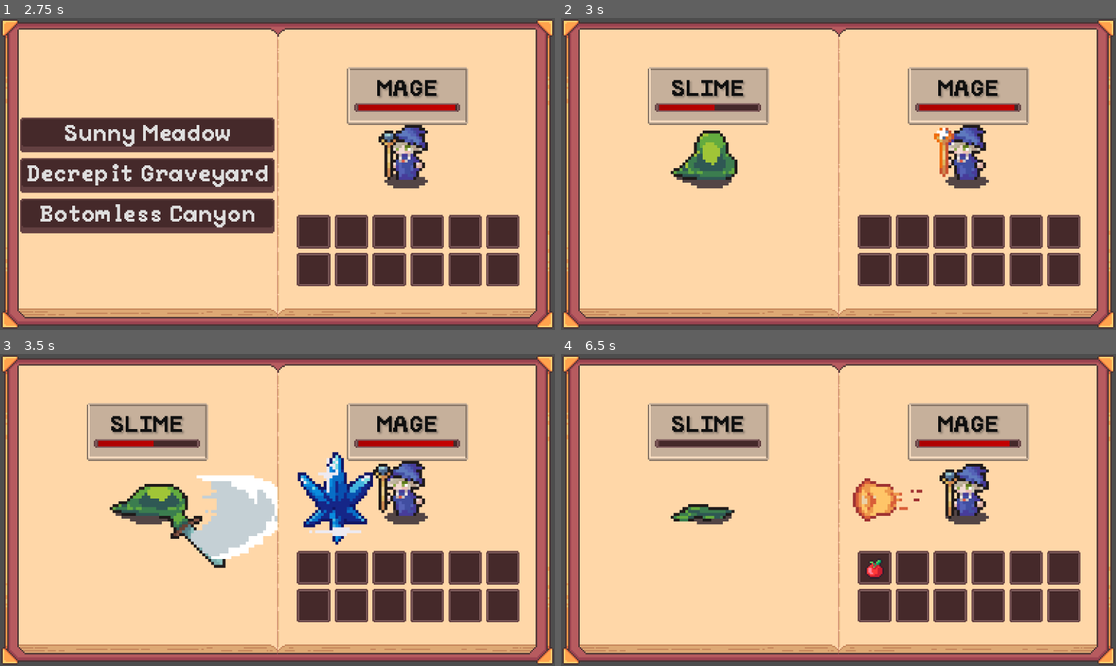
Above: before the commit, frames 1-4 (two rows, left to right).
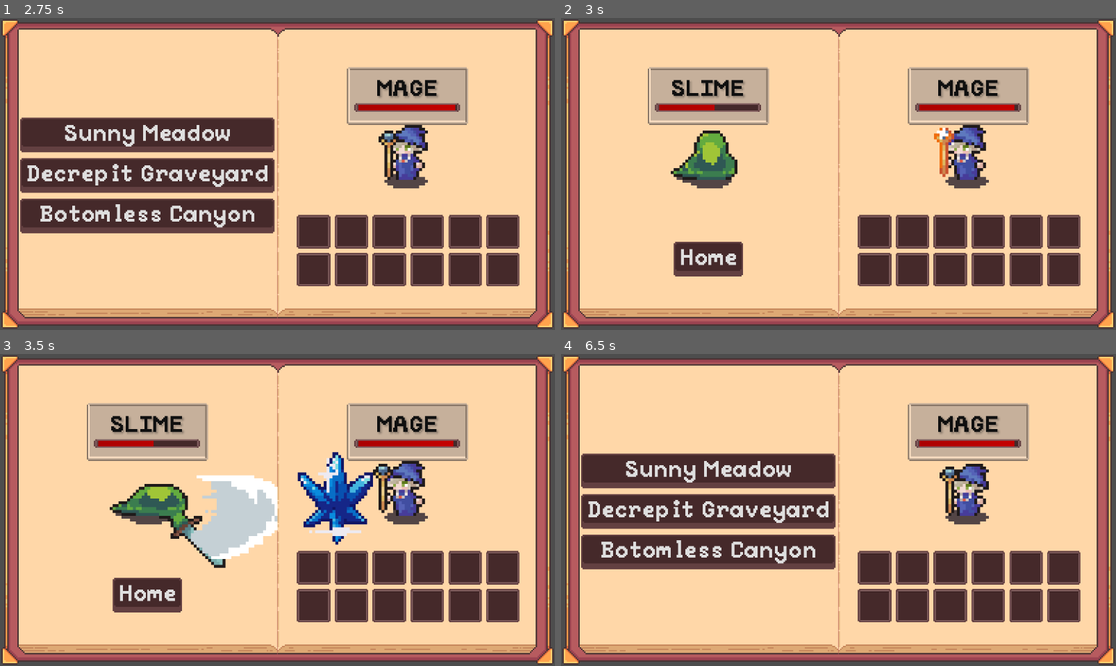
Above: after the commit, the same moments.

Repository: Blortlett/GodotIdle
Game: Godot game, scene res://Scenes/GuiNode.tscn
Two runs of this game, one before a commit and one after it. Both use one fixed random seed, a clock stepped at 60 frames per second and the inputs below.
Inputs (mouse positions are in pixels of both pictures, inside the frame that each line leads up to):
- Up to frame 1 (2.75 s): click "Craft" at 0.5 s; click "Store" at 1.25 s; click "Explore" at 2 s
- Up to frame 2 (3 s): click "Sunny Meadow" at 2.75 s
- Up to frame 3 (3.5 s): no input
- Up to frame 4 (6.5 s): click (710, 594) at 3.5 s, where only the run after the commit has a clickable "Home"; click (710, 469) at 4.25 s, where only the run after the commit has a clickable "Craft"; click (710, 510) at 5 s, where only the run after the commit has a clickable "Store"; click (710, 550) at 5.75 s, where only the run after the commit has a clickable "Explore"

Frame 1 is identical in both runs. In frame 2, 1.4% of the frame differs, in the area x 20-33%, y 71-83%; in frame 3, 1.4%; in frame 4, 20%, in the area x 3-82%, y 15-72%.

Commit message:
Added CombatOptions menu & return to home button

Diff:
--- a/Inventory/UI/InventoryUI/nInventoryUI.tscn
+++ b/Inventory/UI/InventoryUI/nInventoryUI.tscn
@@ -53,6 +53,7 @@
 axis_stretch_vertical = 1
 
 [node name="DestinationMenuUI" parent="BookLeftPageSprite" instance=ExtResource("9_sfvvv")]
+visible = false
 layout_mode = 1
 offset_left = 0.256119
 offset_top = 1.48781
@@ -60,9 +61,10 @@
 offset_bottom = 1.48781
 
 [node name="HomeMenuUI" parent="BookLeftPageSprite" instance=ExtResource("9_2bf1r")]
-layout_mode = 1
-
-[node name="CombatMenuUI" type="Control" parent="BookLeftPageSprite"]
+visible = false
+layout_mode = 1
+
+[node name="CombatMenuUI" type="Control" parent="BookLeftPageSprite" node_paths=PackedStringArray("ButtonParent")]
 layout_mode = 1
 anchors_preset = 8
 anchor_left = 0.5
@@ -72,6 +74,7 @@
 grow_horizontal = 2
 grow_vertical = 2
 script = ExtResource("10_2bf1r")
+ButtonParent = NodePath("CombatMenuButtons")
 
 [node name="CharacterDisplay" parent="BookLeftPageSprite/CombatMenuUI" instance=ExtResource("8_20xsb")]
 layout_mode = 1
@@ -79,6 +82,20 @@
 offset_top = -42.5
 offset_right = 0.0
 offset_bottom = -42.5
+
+[node name="CombatMenuButtons" type="GridContainer" parent="BookLeftPageSprite/CombatMenuUI"]
+layout_mode = 1
+anchors_preset = 8
+anchor_left = 0.5
+anchor_top = 0.5
+anchor_right = 0.5
+anchor_bottom = 0.5
+offset_left = -20.0
+offset_top = 46.5
+offset_right = 20.0
+offset_bottom = 86.5
+grow_horizontal = 2
+grow_vertical = 2
 
 [node name="BookRightPageSprite" type="NinePatchRect" parent="."]
 texture_filter = 1
--- a/Scripts/GameManager/scrGameManager.gd
+++ b/Scripts/GameManager/scrGameManager.gd
@@ -18,7 +18,7 @@
 func ChangeState(new_state: GameState) -> void:
 	if CurrentGameState != null:
 		CurrentGameState.ExitState()
-		CurrentGameState.queue_free()
+		#CurrentGameState.queue_free()
 
 	CurrentGameState = new_state
 	add_child(CurrentGameState)
--- a/Scripts/scrCharacterRegister.gd
+++ b/Scripts/scrCharacterRegister.gd
@@ -40,5 +40,5 @@
 	mCombatManager.BeginCombat();
 
 func ClearEnemySlot() -> void:
-	mActiveEnemyCharacter.queue_free();
+	#mActiveEnemyCharacter.queue_free();
 	mCombatManager.EndCombat();
--- a/Scripts/scrUIController.gd
+++ b/Scripts/scrUIController.gd
@@ -3,7 +3,7 @@
 
 @onready var HomeUI: Control = get_node("../InventoryUI/BookLeftPageSprite/HomeMenuUI")
 @onready var DestinationUI: Control = get_node("../InventoryUI/BookLeftPageSprite/DestinationMenuUI")
-@onready var EnemyCharacterUI: Control = get_node("../InventoryUI/BookLeftPageSprite/CombatMenuUI/CharacterDisplay")
+@onready var EnemyCharacterUI: Control = get_node("../InventoryUI/BookLeftPageSprite/CombatMenuUI")
 
 
 func _ready():
--- a/UI/CombatMenuUI/scrCombatMenuUI.gd
+++ b/UI/CombatMenuUI/scrCombatMenuUI.gd
@@ -1 +1,32 @@
-extends Node
+class_name CombatMenuUI
+extends Node;
+
+# Button name list
+var ButtonNames: Array[String] = ["Home"]
+# Button storage
+@export var ButtonParent: GridContainer;
+var Buttons: Array[Button];
+# Button Spawnable
+@onready var mButton: PackedScene = preload("res://UI/ButtonUI/nButtonUI.tscn");
+
+# Gamestate Manager
+@onready var mGameStateManager: GameStateManager = get_tree().get_root().get_node("Node/GameStateManager")
+@onready var mCharacterRegister: CharacterRegister = get_tree().get_root().get_node("Node/CharacterRegister")
+
+# create buttons on start
+func _ready() -> void:
+	for i in ButtonNames.size():
+		var new_button: Button = mButton.instantiate();
+		ButtonParent.add_child(new_button);
+		new_button.text = ButtonNames[i];
+		ImplementButton(new_button, i);
+
+# -= Button Pressed Functions =-
+func OnButtonHome():
+	mGameStateManager.SwapToHomeState();
+	mCharacterRegister.ClearEnemySlot();
+
+# -= Assign button press to function switch =-
+func ImplementButton(_Button: Button, _ButtonIndex: int):
+	if (_ButtonIndex == 0):
+		_Button.pressed.connect(OnButtonHome);
